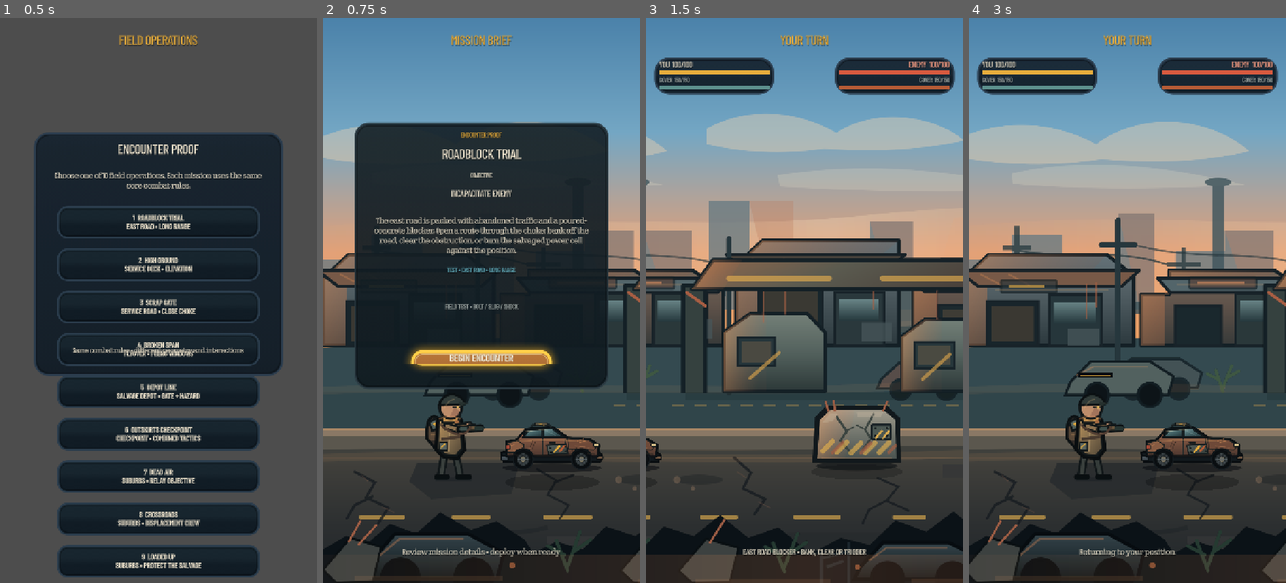
Above: before the commit, frames 1-4 (left to right).
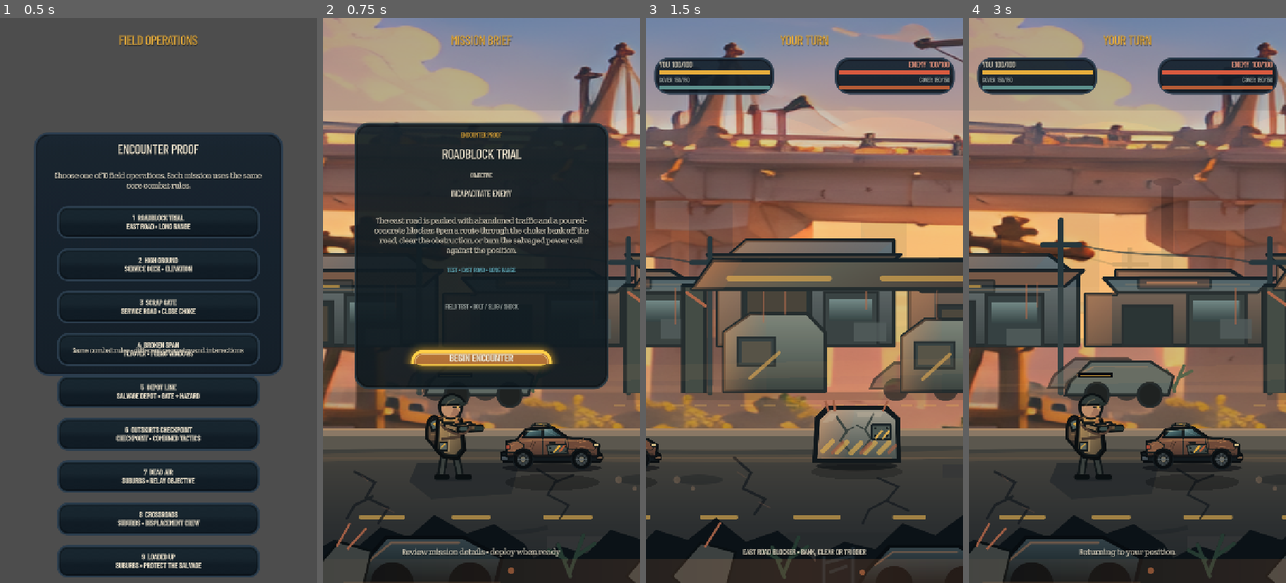
Above: after the commit, the same moments.

Repository: phantompixel-developer/FortKnocks
Game: Godot game, scene res://game/battle/battle.tscn
Two runs of this game, one before a commit and one after it. Both use one fixed random seed, a clock stepped at 60 frames per second and the inputs below. This scene is started directly instead of the project's main scene.
Inputs (mouse positions are in pixels of both pictures, inside the frame that each line leads up to):
- Up to frame 1 (0.5 s): no input
- Up to frame 2 (0.75 s): click "1 ROADBLOCK TRIAL EAST ROAD •…" at 0.5 s
- Up to frame 3 (1.5 s): click "BEGIN ENCOUNTER" at 1.25 s
- Up to frame 4 (3 s): move the mouse to (1197, 272) at 2.02 s; click (1197, 272) at 2.17 s; drag from (1064, 328) to (1111, 413) at 2.77 s

Frame 1 is identical in both runs. In frame 2, 34% of the frame differs, in the area x 0-100%, y 0-100%; in frame 3, 50%; in frame 4, 61%.

Commit message:
feat: rebuild battlefield rendering around Fort Knocks 2.5D signature

Diff:
--- a/game/battle/battlefield_visual.gd
+++ b/game/battle/battlefield_visual.gd
@@ -1,6 +1,8 @@
 extends Node2D
 
 const ProductionArtScript := preload("res://game/presentation/production_art.gd")
+const OUTSKIRTS_REFERENCE_PHOTO_PATH := "res://assets/art/claude_assets/1_Asset_Kit/04_command_board/art/region_photo_outskirts.png"
+const SUBURBS_REFERENCE_PHOTO_PATH := "res://assets/art/claude_assets/1_Asset_Kit/04_command_board/art/region_photo_suburbs.png"
 const OUTSKIRTS_SKY_FAR_PATH := "res://assets/art/production/battle/outskirts/outskirts_sky_far.svg"
 const OUTSKIRTS_MIDGROUND_PATH := "res://assets/art/production/battle/outskirts/outskirts_midground.svg"
 const OUTSKIRTS_ROAD_PATH := "res://assets/art/production/battle/outskirts/outskirts_road.svg"
@@ -34,17 +36,31 @@
 ]
 
 var _variant := 0
+var _outskirts_reference_photo: Texture2D
 var _outskirts_sky_far: Texture2D
 var _outskirts_midground: Texture2D
 var _outskirts_road: Texture2D
 var _outskirts_foreground: Texture2D
 var _outskirts_landmarks: Dictionary = {}
+var _suburbs_reference_photo: Texture2D
 var _suburbs_sky_far: Texture2D
 var _suburbs_midground: Texture2D
 var _suburbs_road: Texture2D
 var _suburbs_foreground: Texture2D
 var _suburbs_landmarks: Dictionary = {}
 var _mission_id := ""
+var _camera_x := 360.0
+
+func _process(_delta: float) -> void:
+	var active_camera := get_viewport().get_camera_2d()
+	if active_camera == null:
+		return
+	var new_camera_x := active_camera.get_screen_center_position().x
+	if absf(new_camera_x - _camera_x) < 0.75:
+		return
+	_camera_x = new_camera_x
+	queue_redraw()
+
 
 func configure_variant(value: int) -> void:
 	_variant = clampi(value, 0, 3)
@@ -88,6 +104,8 @@
 	_draw_production_outskirts_foreground()
 
 func _ensure_production_textures() -> void:
+	if _outskirts_reference_photo == null and ResourceLoader.exists(OUTSKIRTS_REFERENCE_PHOTO_PATH):
+		_outskirts_reference_photo = load(OUTSKIRTS_REFERENCE_PHOTO_PATH) as Texture2D
 	if _outskirts_sky_far == null:
 		_outskirts_sky_far = ProductionArtScript.texture_from_svg(OUTSKIRTS_SKY_FAR_PATH)
 	if _outskirts_midground == null:
@@ -97,6 +115,8 @@
 	if _outskirts_foreground == null:
 		_outskirts_foreground = ProductionArtScript.texture_from_svg(OUTSKIRTS_FOREGROUND_PATH)
 	_ensure_mission_landmark(OUTSKIRTS_LANDMARK_PATHS, _outskirts_landmarks)
+	if _suburbs_reference_photo == null and ResourceLoader.exists(SUBURBS_REFERENCE_PHOTO_PATH):
+		_suburbs_reference_photo = load(SUBURBS_REFERENCE_PHOTO_PATH) as Texture2D
 	if _suburbs_sky_far == null:
 		_suburbs_sky_far = ProductionArtScript.texture_from_svg(SUBURBS_SKY_FAR_PATH)
 	if _suburbs_midground == null:
@@ -125,23 +145,22 @@
 	)
 
 func _draw_production_suburbs() -> void:
-	draw_texture_rect(_suburbs_sky_far, Rect2(0, 0, WORLD_WIDTH, ROAD_TOP), false)
-	draw_texture_rect(_suburbs_midground, Rect2(0, 0, WORLD_WIDTH, ROAD_TOP), false)
+	_draw_signature_far(_suburbs_reference_photo, _suburbs_sky_far, Color(0.94, 0.98, 1.0, 0.72))
+	_draw_signature_mid(_suburbs_midground)
 
 	var landmark := _suburbs_landmarks.get(_mission_id) as Texture2D
 	if landmark != null:
 		draw_texture_rect(landmark, Rect2(0, 0, WORLD_WIDTH, ROAD_TOP), false)
+
+	_draw_cinematic_grade(true)
 
 	draw_texture_rect(
 		_suburbs_road,
 		Rect2(0, ROAD_TOP, WORLD_WIDTH, WORLD_HEIGHT - ROAD_TOP),
 		false
 	)
-	draw_texture_rect(
-		_suburbs_foreground,
-		Rect2(0, ROAD_TOP, WORLD_WIDTH, WORLD_HEIGHT - ROAD_TOP),
-		false
-	)
+	_draw_signature_foreground(_suburbs_foreground)
+	return
 
 func _has_complete_outskirts_set() -> bool:
 	return (
@@ -152,8 +171,8 @@
 	)
 
 func _draw_production_outskirts_base() -> void:
-	draw_texture_rect(_outskirts_sky_far, Rect2(0, 0, WORLD_WIDTH, ROAD_TOP), false)
-	draw_texture_rect(_outskirts_midground, Rect2(0, 0, WORLD_WIDTH, ROAD_TOP), false)
+	_draw_signature_far(_outskirts_reference_photo, _outskirts_sky_far, Color(1.0, 0.94, 0.88, 0.76))
+	_draw_signature_mid(_outskirts_midground)
 
 func _draw_production_outskirts_landmark() -> void:
 	var landmark := _outskirts_landmarks.get(_mission_id) as Texture2D
@@ -161,6 +180,7 @@
 		draw_texture_rect(landmark, Rect2(0, 0, WORLD_WIDTH, ROAD_TOP), false)
 
 func _draw_production_outskirts_road() -> void:
+	_draw_cinematic_grade(false)
 	draw_texture_rect(
 		_outskirts_road,
 		Rect2(0, ROAD_TOP, WORLD_WIDTH, WORLD_HEIGHT - ROAD_TOP),
@@ -169,12 +189,77 @@
 
 func _draw_production_outskirts_foreground() -> void:
 	# Decorative only: no collision and intentionally concentrated below the
-	# aiming corridor, matching the approved secondary-reference foreground.
+	# aiming corridor. Slight near-camera parallax gives the battlefield the
+	# same layered 2.5D depth language as the approved visual target.
+	_draw_signature_foreground(_outskirts_foreground)
+
+func _draw_signature_far(reference_photo: Texture2D, sky_texture: Texture2D, photo_modulate: Color) -> void:
+	var camera_delta := _camera_x - WORLD_WIDTH * 0.5
+	var far_offset := camera_delta * 0.22
+	var far_rect := Rect2(-180.0 + far_offset, -34.0, WORLD_WIDTH + 360.0, ROAD_TOP + 68.0)
+
+	if sky_texture != null:
+		draw_texture_rect(
+			sky_texture,
+			Rect2(-70.0 + camera_delta * 0.12, 0.0, WORLD_WIDTH + 140.0, ROAD_TOP),
+			false
+		)
+
+	if reference_photo != null:
+		draw_texture_rect(reference_photo, far_rect, false, photo_modulate)
+
+	# A soft warm veil keeps the photographic region reference from reading like
+	# a pasted card and pulls it into the same golden-hour world as live props.
+	draw_rect(Rect2(0.0, 430.0, WORLD_WIDTH, 500.0), Color(0.91, 0.48, 0.25, 0.055))
+	draw_rect(Rect2(0.0, 0.0, WORLD_WIDTH, 320.0), Color(0.08, 0.19, 0.28, 0.08))
+
+
+func _draw_signature_mid(texture: Texture2D) -> void:
+	if texture == null:
+		return
+	var camera_delta := _camera_x - WORLD_WIDTH * 0.5
+	var mid_offset := camera_delta * 0.10
 	draw_texture_rect(
-		_outskirts_foreground,
-		Rect2(0, ROAD_TOP, WORLD_WIDTH, WORLD_HEIGHT - ROAD_TOP),
+		texture,
+		Rect2(-90.0 + mid_offset, 0.0, WORLD_WIDTH + 180.0, ROAD_TOP),
 		false
 	)
+
+
+func _draw_signature_foreground(texture: Texture2D) -> void:
+	if texture == null:
+		return
+	var camera_delta := _camera_x - WORLD_WIDTH * 0.5
+	var near_offset := -camera_delta * 0.055
+	draw_texture_rect(
+		texture,
+		Rect2(-70.0 + near_offset, ROAD_TOP - 4.0, WORLD_WIDTH + 140.0, WORLD_HEIGHT - ROAD_TOP + 18.0),
+		false
+	)
+
+
+func _draw_cinematic_grade(is_suburbs: bool) -> void:
+	# Presentation-only light shaping. It never participates in collision,
+	# aiming, projectile motion, target positions or camera rules.
+	var sun_x := 1760.0 if is_suburbs else 1830.0
+	var warm := Color(0.96, 0.57, 0.30, 0.10 if is_suburbs else 0.13)
+	var haze := Color(1.0, 0.82, 0.59, 0.075)
+	var cool := Color(0.07, 0.16, 0.22, 0.10)
+
+	draw_circle(Vector2(sun_x, 248.0), 265.0, Color(warm, warm.a * 0.58))
+	draw_polygon(
+		PackedVector2Array([
+			Vector2(sun_x - 80.0, 280.0),
+			Vector2(WORLD_WIDTH, 346.0),
+			Vector2(WORLD_WIDTH, 756.0),
+			Vector2(sun_x - 480.0, 590.0),
+		]),
+		PackedColorArray([Color(warm, warm.a * 0.52)])
+	)
+	draw_rect(Rect2(0.0, 610.0, WORLD_WIDTH, 320.0), haze)
+	draw_rect(Rect2(0.0, 0.0, WORLD_WIDTH, 210.0), cool)
+	draw_line(Vector2(0.0, 818.0), Vector2(WORLD_WIDTH, 770.0), Color(1.0, 0.68, 0.38, 0.055), 36.0)
+
 
 func _draw_atmosphere() -> void:
 	# Locked visual reference: warm cinematic horizon with cooler upper atmosphere.
